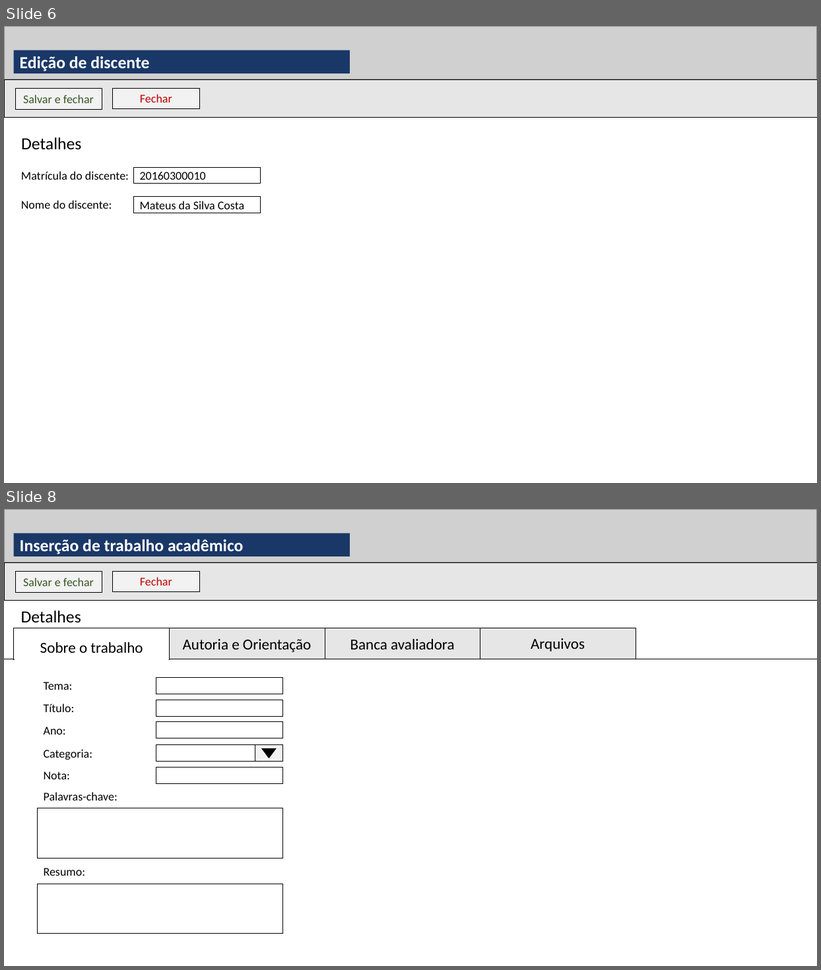
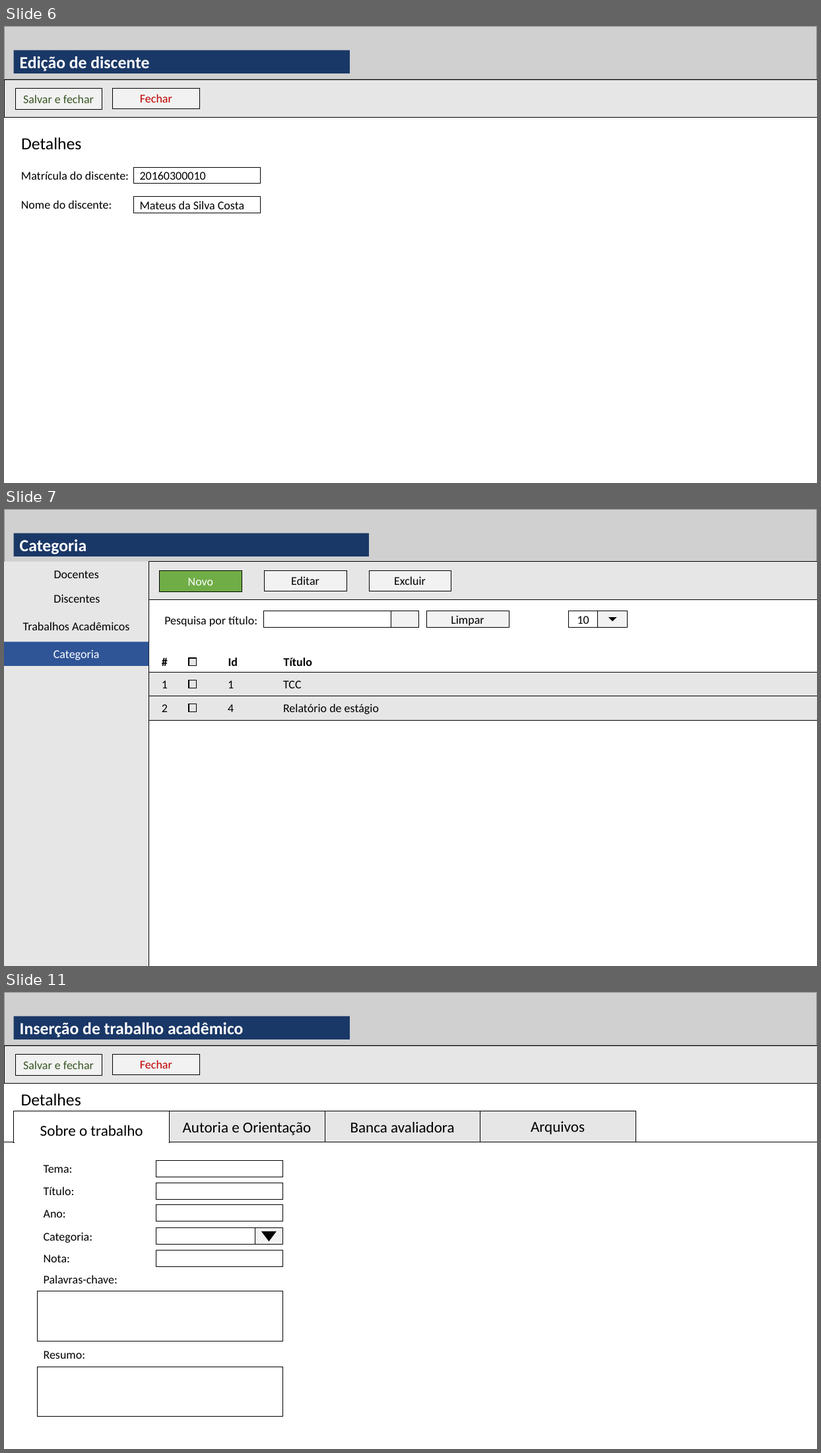
Before and after one commit to mscmateus/relatorio-estagio, a slide deck: Estágio Supervisionado/modelagem/Prototipo/prototipo.pptx. Shown one above the other, each under a label of ours: slides 6 and 8 before the commit, slides 6, 7 and 11 after it; the slides between them are not shown. The pictures are 821x970 and 821x1453 pixels, drawn with LibreOffice and Linux fonts; fonts in the diff are those of the drawing; grey boxes stand for pictures; background and template pictures are left out. Boxes give left, top, right and bottom in pixels: in the first picture for what was removed or moved away, otherwise in the second. Text is boxed around its words. In the diff, an @@ line names an element or a change of style, - is before the commit and + after.

```diff
--- a/Estágio Supervisionado/modelagem/Prototipo/prototipo.pptx
+++ b/Estágio Supervisionado/modelagem/Prototipo/prototipo.pptx
@@ slide 7 added at (4, 509, 817, 966), background #FFFFFF @@
@@ group added at (4, 509, 817, 966): 19 rectangles, 11 texts, 1 picture, 1 triangle, 1 line @@
+Categoria
+Docentes
+Discentes
+Trabalhos Acadêmicos
+Novo
+Editar
+Excluir
+Pesquisa por título:
+10
+Limpar
+#
+Título
+Id
+1
+TCC
+1
+2
+Relatório de estágio
+4
+Categoria
@@ what was slide 8 is now slide 11 @@
```
Also in this commit, not shown: 3 slides changed, 2 other slides added, 34 other files.
